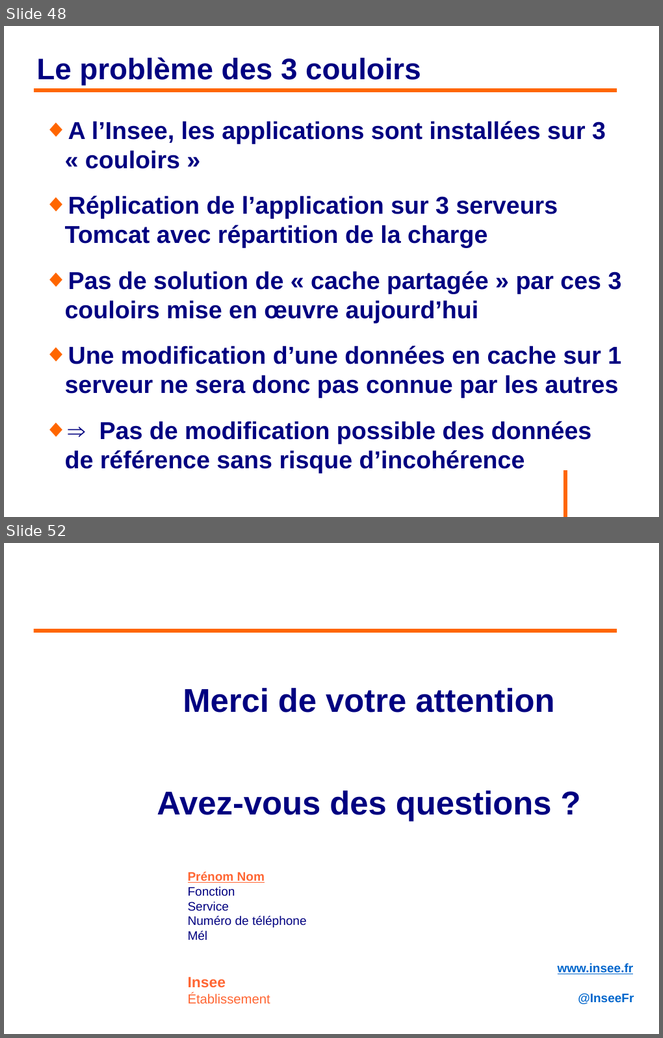
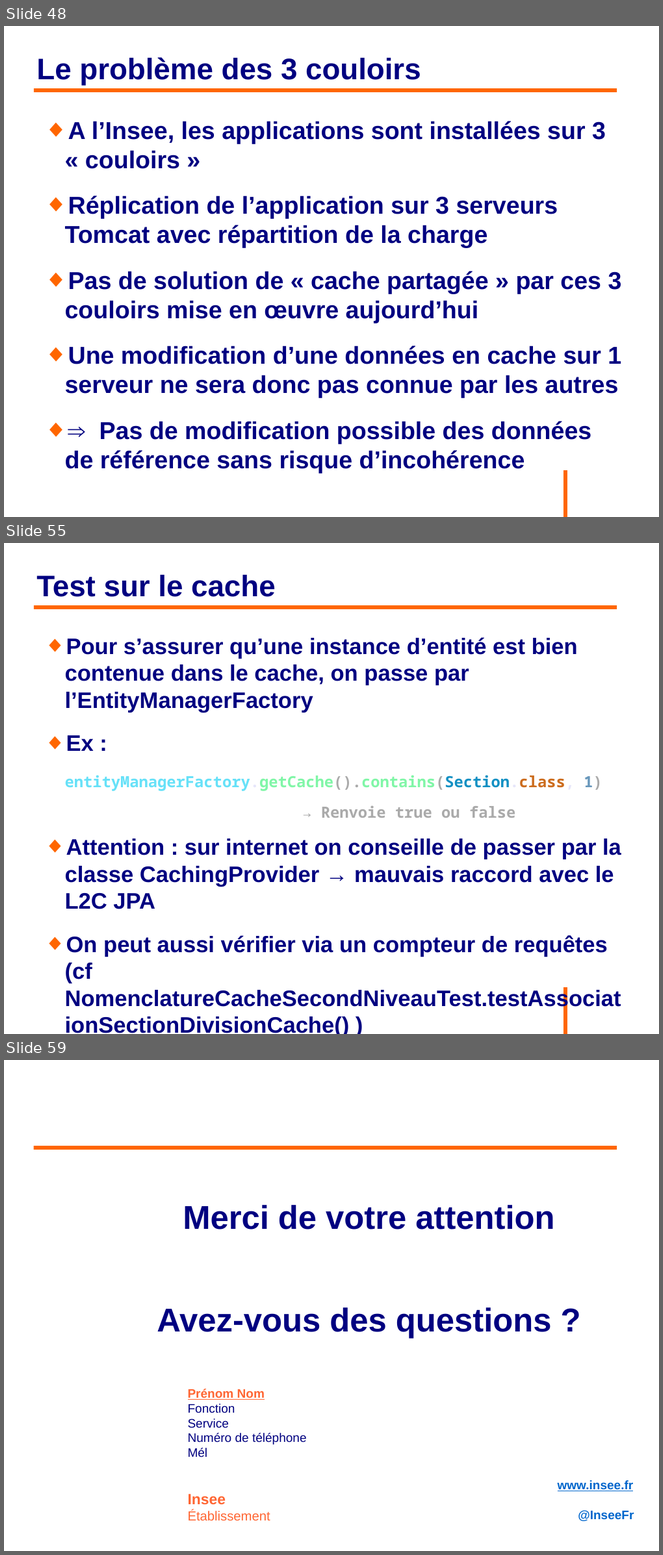
Before and after one commit to philphils/formation-hibernate-avancee, a slide deck: Documentation/diapo_formation_hibernate_avancee.odp. Shown one above the other, each under a label of ours: slides 48 and 52 before the commit, slides 48, 55 and 59 after it; the slides between them are not shown. The pictures are 663x1038 and 663x1555 pixels, drawn with LibreOffice and Linux fonts; fonts in the diff are those of the drawing; background and template pictures are left out. Boxes give left, top, right and bottom in pixels: in the first picture for what was removed or moved away, otherwise in the second. Text is boxed around its words. In the diff, an @@ line names an element or a change of style, - is before the commit and + after.

```diff
--- a/Documentation/diapo_formation_hibernate_avancee.odp
+++ b/Documentation/diapo_formation_hibernate_avancee.odp
@@ slide 55 added at (x1=4, y1=543, x2=659, y2=1034), background #FFFFFF; not listed: 1 template element that a slide beside it also shows @@
@@ title added at (x1=36, y1=575, x2=276, y2=597), 36 pt, text #000080, bold @@
+Test sur le cache
@@ line added from (34, 607) to (618, 607), #FF6600 4.54 pt @@
@@ text added at (x1=65, y1=637, x2=622, y2=957), 27.2 pt, text #000080, bold @@
+◆ Pour s’assurer qu’une instance d’entité est bien contenue dans le cache, on passe par l’EntityManagerFactory
+◆ Ex :
+entityManagerFactory.getCache().contains(Section.class, 1)
+→ Renvoie true ou false
+◆ Attention : sur internet on conseille de passer par la classe CachingProvider → mauvais raccord avec le L2C JPA
+◆ On peut aussi vérifier via un compteur de requêtes (cf NomenclatureCacheSecondNiveauTest.testAssociationSectionDivisionCache() )
@@ what was slide 52 is now slide 59 @@
```
Also in this commit, not shown: 4 slides changed, 6 other slides added.
